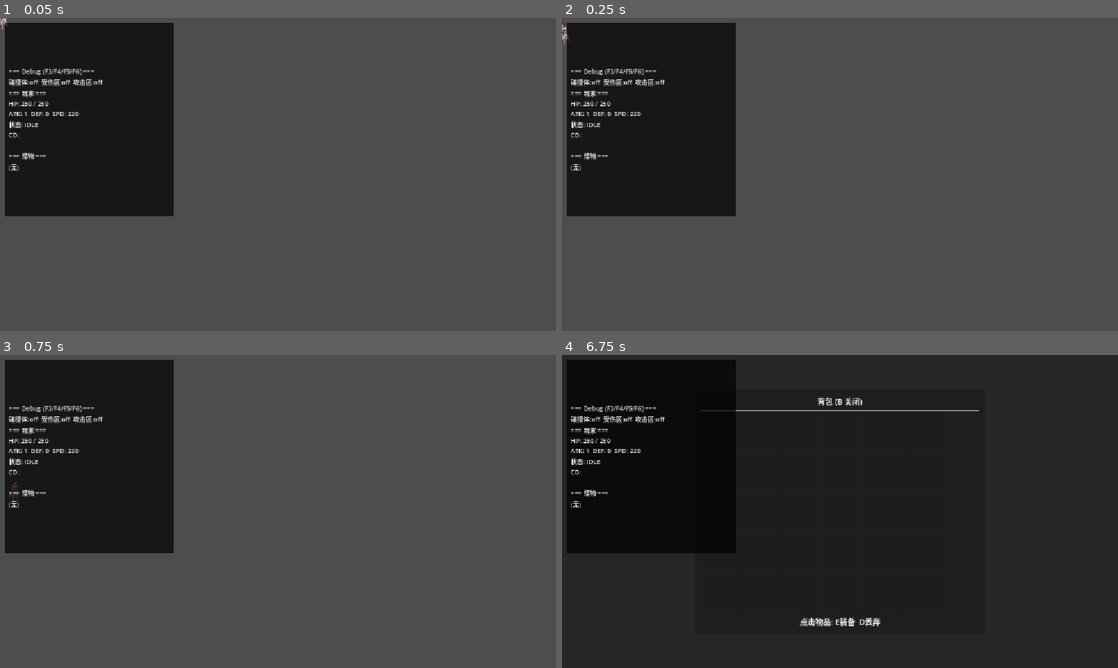
Above: before the commit, frames 1-4 (two rows, left to right).
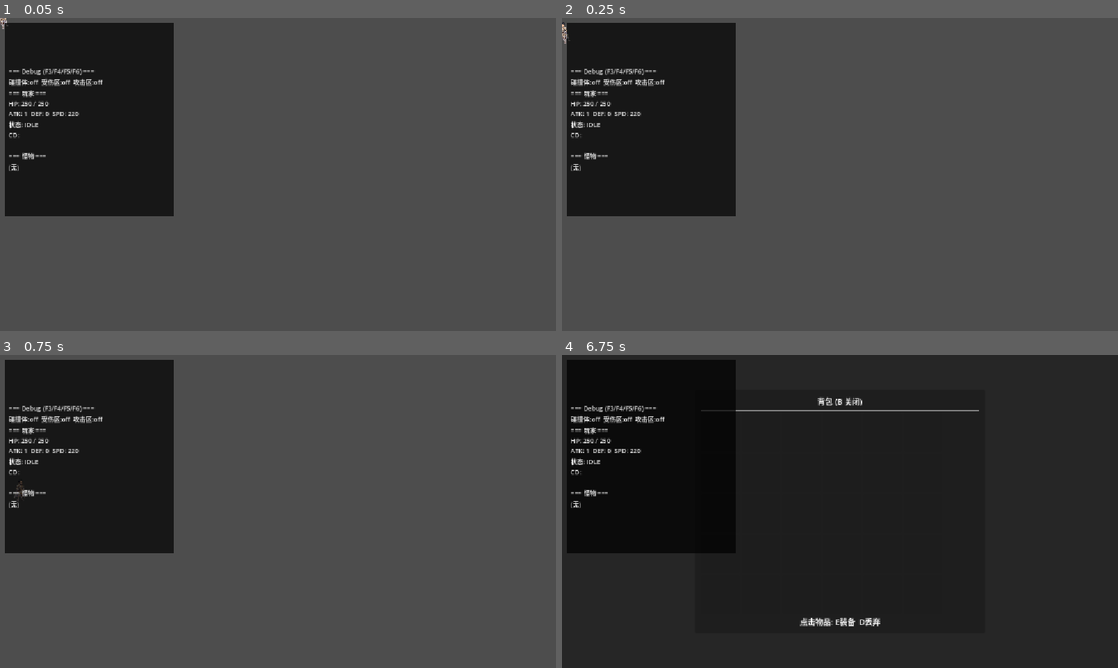
Above: after the commit, the same moments.

Repository: yfn520/2dHBGame
Game: Godot game, scene res://scenes/game_root.tscn
Same seed, same stepped clock (60 frames per second), same inputs: the game is played once before the commit and once after it.
Inputs:
- Up to frame 1 (0.05 s): no input
- Up to frame 2 (0.25 s): no input
- Up to frame 3 (0.75 s): tap Enter at 0.5 s; hold Right from 0.53 s (still down); tap J at 0.6 s
- Up to frame 4 (6.75 s): tap Space at 0.77, 1.52, 2, 3.02, 3.5, 3.77, 4.52, 5, 6.02 s; tap K at 0.8, 1.35, 3.8, 4.35 s; tap L at 1.55, 2.1, 4.55, 5.1 s; release Right at 2.03 s; hold Left 2.03-2.78 s; tap U at 2.3, 2.85, 5.3, 5.85 s; tap Enter at 2.75, 4.25 s; hold Right 2.78-4.28 s; tap J at 3.05, 3.6, 6.05 s; hold Left 4.28-5.03 s; hold Right 5.03-5.78 s; hold Left from 5.78 s (still down); tap B at 6.6 s

The runs differ from the first frame. In frame 1, less than 0.1% of the frame differs, in the area x 0-2%, y 0-4%; in frame 2, less than 0.1%; in frame 3, less than 0.1%, in the area x 1-5%, y 40-47%; in frame 4, nothing differs.

Commit message:
战斗bug修复

Diff:
--- a/scenes/player.tscn
+++ b/scenes/player.tscn
@@ -34,7 +34,7 @@
 
 [node name="CharacterActionSet" parent="." unique_id=1240346433 instance=ExtResource("2_visual")]
 z_index = 100
-position = Vector2(-5.69, 98.26)
+position = Vector2(-5.005, 98)
 scale = Vector2(0.5, 0.5)
 
 [node name="Camera2D" type="Camera2D" parent="." unique_id=1735926775]
--- a/scripts/combat/combat_component.gd
+++ b/scripts/combat/combat_component.gd
@@ -27,6 +27,7 @@
 var _pending_animation := ""
 var _active_window_id := ""
 var _pending_skill_executed := false
+var _pending_self_buff_applied := false
 
 
 func _ready() -> void:
@@ -140,6 +141,7 @@
 	attack_started.emit(skill_id)
 
 	var use_frame_window := skill_type == "melee" or _has_configured_hit_windows(anim_name)
+	_pending_self_buff_applied = false
 	if use_frame_window:
 		_pending_skill = skill
 		_pending_animation = anim_name
@@ -147,13 +149,12 @@
 		_pending_skill_executed = false
 	else:
 		_skill_executor.execute(skill)
+		if String(skill.get("effect_timing", "cast_start")) == "active_frame":
+			_apply_self_buff(skill)
 
 	# 自身 buff
-	var self_buff_id := int(skill.get("buff_on_self", 0))
-	if self_buff_id > 0:
-		var buff_config = GameRegistry.buff_config.get_buff(self_buff_id)
-		if not buff_config.is_empty():
-			_buff_manager.apply_buff(buff_config, _owner.get_instance_id())
+	if String(skill.get("effect_timing", "cast_start")) == "cast_start":
+		_apply_self_buff(skill)
 
 	# 播放动画（如果有 AnimatedSprite2D）
 	if _owner.has_method("play_combat_animation"):
@@ -272,6 +273,8 @@
 	var skill_type := String(_pending_skill.get("type", "melee"))
 	var detects_hits := skill_type == "melee"
 	_hit_box.activate(detects_hits)
+	if String(_pending_skill.get("effect_timing", "cast_start")) == "active_frame":
+		_apply_self_buff(_pending_skill)
 	if not detects_hits and not _pending_skill_executed:
 		_pending_skill_executed = true
 		_skill_executor.execute(_pending_skill)
@@ -280,6 +283,8 @@
 func _on_sprite_animation_finished() -> void:
 	if _sprite == null or String(_sprite.animation) != _pending_animation:
 		return
+	if String(_pending_skill.get("effect_timing", "cast_start")) == "animation_end":
+		_apply_self_buff(_pending_skill)
 	_end_melee_window()
 
 
@@ -288,8 +293,22 @@
 	_pending_animation = ""
 	_active_window_id = ""
 	_pending_skill_executed = false
+	_pending_self_buff_applied = false
 	if _hit_box != null:
 		_hit_box.deactivate()
+
+
+func _apply_self_buff(skill: Dictionary) -> void:
+	if _pending_self_buff_applied:
+		return
+	var self_buff_id := int(skill.get("buff_on_self", 0))
+	if self_buff_id <= 0:
+		return
+	var buff_config: Dictionary = GameRegistry.buff_config.get_buff(self_buff_id)
+	if buff_config.is_empty():
+		return
+	_pending_self_buff_applied = true
+	_buff_manager.apply_buff(buff_config, _owner.get_instance_id())
 
 
 func _get_hit_window(animation_name: String, frame: int) -> Dictionary:
--- a/scripts/data/skill_config.gd
+++ b/scripts/data/skill_config.gd
@@ -25,7 +25,9 @@
 		_skills[skill_id] = {
 			"id": skill_id,
 			"name": raw.get("name", ""),
+			"description": raw.get("description", ""),
 			"type": raw.get("type", "melee"),
+			"effect_timing": raw.get("effect_timing", "cast_start"),
 			"damage_ratio": float(raw.get("damage_ratio", 1.0)),
 			"cooldown": float(raw.get("cooldown", 0.0)),
 			"animation": raw.get("animation", "attack"),
--- /dev/null
+++ b/scripts/debug/combat_debug_overlay.gd
@@ -0,0 +1,44 @@
+class_name CombatDebugOverlay
+extends Node2D
+
+var _entity: Node2D
+
+
+func setup(entity: Node2D) -> void:
+	_entity = entity
+	z_as_relative = false
+	z_index = 4096
+	set_process(true)
+
+
+func _process(_delta: float) -> void:
+	queue_redraw()
+
+
+func _draw() -> void:
+	if _entity == null or not is_instance_valid(_entity):
+		return
+	if DebugDraw.show_collision:
+		_draw_shape(_entity.get_node_or_null("CollisionShape2D"), Color(0, 1, 0, 0.3))
+	if DebugDraw.show_hurtbox:
+		var hurt_box := _entity.get_node_or_null("HurtBox")
+		if hurt_box != null:
+			_draw_shape(hurt_box.get_node_or_null("CollisionShape2D"), Color(1, 1, 0, 0.3))
+	if DebugDraw.show_hitbox:
+		var hit_box := _entity.get_node_or_null("HitBox")
+		if hit_box != null and hit_box.has_method("is_active") and hit_box.is_active():
+			_draw_shape(hit_box.get_node_or_null("CollisionShape2D"), Color(1, 0, 0, 0.35))
+
+
+func _draw_shape(collision: CollisionShape2D, color: Color) -> void:
+	if collision == null or collision.shape == null:
+		return
+	var rect: Rect2
+	if collision.shape is RectangleShape2D:
+		var size := (collision.shape as RectangleShape2D).size
+		var center := to_local(collision.global_position)
+		rect = Rect2(center - size * 0.5, size)
+	else:
+		rect = collision.shape.get_rect()
+		rect.position += to_local(collision.global_position)
+	draw_rect(rect, color)
--- a/scripts/enemy.gd
+++ b/scripts/enemy.gd
@@ -7,6 +7,7 @@
 const CONFIG_FILE := "character_config.json"
 
 @onready var sprite: AnimatedSprite2D = $CharacterActionSet/AnimatedSprite2D
+@onready var visual_root: Node2D = $CharacterActionSet
 @onready var combat: Node = $CombatComponent
 
 var _enemy_id: int = 0
@@ -21,7 +22,7 @@
 var _idle_timer: float = 0.0
 var _skill_index: int = 0
 var _combat_anim_playing := false
-var _sprite_authored_x := 0.0
+var _visual_authored_x := 0.0
 
 var gravity: float = ProjectSettings.get_setting("physics/2d/default_gravity")
 
@@ -85,8 +86,11 @@
 
 func _ready() -> void:
 	add_to_group("enemies")
-	_sprite_authored_x = sprite.position.x
-	_apply_sprite_facing_offset()
+	var debug_overlay := CombatDebugOverlay.new()
+	add_child(debug_overlay)
+	debug_overlay.setup(self)
+	_visual_authored_x = visual_root.position.x
+	_apply_visual_facing_offset()
 	# 等 CombatComponent 初始化后连接死亡信号
 	call_deferred("_connect_signals")
 
@@ -335,50 +339,17 @@
 	_face_direction(signf(_patrol_target - global_position.x))
 
 
-## Debug 绘制碰撞框
-func _draw() -> void:
-	if DebugDraw.show_collision:
-		var col = $CollisionShape2D
-		if col != null and col.shape != null:
-			var s: Vector2 = col.shape.size
-			draw_rect(Rect2(col.position - s * 0.5, s), Color(0, 1, 0, 0.3))
-	if DebugDraw.show_hurtbox:
-		_draw_debug_box("HurtBox", Color(1, 1, 0, 0.3))
-	if DebugDraw.show_hitbox:
-		_draw_debug_box("HitBox", Color(1, 0, 0, 0.35))
-
-
-func _draw_debug_box(box_name: String, color: Color) -> void:
-	var box := get_node_or_null(box_name)
-	if box == null:
-		return
-	if box_name == "HitBox" and (not box.has_method("is_active") or not box.is_active()):
-		return
-	for child in box.get_children():
-		if child is CollisionShape2D and child.shape != null:
-			if child.shape is RectangleShape2D:
-				var s: Vector2 = child.shape.size
-				var center := to_local(child.global_position)
-				draw_rect(Rect2(center - s * 0.5, s), color)
-
-
-func _process(_delta: float) -> void:
-	# F6 can change independently of AI/animation frames; redraw also clears the
-	# previous valid-frame rectangle immediately after the window closes.
-	queue_redraw()
-
-
 func _face_direction(dir: float) -> void:
 	if dir == 0.0:
 		return
 	var new_flip := dir > 0.0
 	if sprite.flip_h != new_flip:
 		sprite.flip_h = new_flip
-		_apply_sprite_facing_offset()
-
-
-func _apply_sprite_facing_offset() -> void:
-	sprite.position.x = -_sprite_authored_x if sprite.flip_h else _sprite_authored_x
+		_apply_visual_facing_offset()
+
+
+func _apply_visual_facing_offset() -> void:
+	visual_root.position.x = -_visual_authored_x if sprite.flip_h else _visual_authored_x
 
 
 func _play_anim(anim_name: String) -> void:
--- a/scripts/player.gd
+++ b/scripts/player.gd
@@ -11,20 +11,24 @@
 var current_ladder: Area2D
 
 @onready var sprite: AnimatedSprite2D = $CharacterActionSet/AnimatedSprite2D
+@onready var visual_root: Node2D = $CharacterActionSet
 @onready var camera: Camera2D = $Camera2D
 @onready var ladder_detector: Area2D = $LadderDetector
 @onready var combat: Node = $CombatComponent
 
 var _combat_anim_playing := false
 var _combat_actions: Dictionary = {}
-var _sprite_authored_x := 0.0
+var _visual_authored_x := 0.0
 
 
 func _ready() -> void:
 	add_to_group("player")
+	var debug_overlay := CombatDebugOverlay.new()
+	add_child(debug_overlay)
+	debug_overlay.setup(self)
 	_apply_character_display_config()
-	_sprite_authored_x = sprite.position.x
-	_apply_sprite_facing_offset()
+	_visual_authored_x = visual_root.position.x
+	_apply_visual_facing_offset()
 	camera.limit_left = 0
 	camera.limit_top = 0
 	camera.limit_right = LEVEL_SIZE.x
@@ -105,7 +109,7 @@
 		var new_flip := direction > 0.0
 		if sprite.flip_h != new_flip:
 			sprite.flip_h = new_flip
-			_apply_sprite_facing_offset()
+			_apply_visual_facing_offset()
 
 	_update_animation(direction)
 
@@ -186,40 +190,9 @@
 	return ladder.global_position.x
 
 
-## Debug 绘制碰撞框
-func _draw() -> void:
-	if DebugDraw.show_collision:
-		var col = $CollisionShape2D
-		if col != null and col.shape != null:
-			var s: Vector2 = col.shape.size
-			draw_rect(Rect2(col.position - s * 0.5, s), Color(0, 1, 0, 0.3))
-	if DebugDraw.show_hurtbox:
-		_draw_debug_box("HurtBox", Color(1, 1, 0, 0.3))
-	if DebugDraw.show_hitbox:
-		_draw_debug_box("HitBox", Color(1, 0, 0, 0.35))
-
-
-func _draw_debug_box(box_name: String, color: Color) -> void:
-	var box := get_node_or_null(box_name)
-	if box == null:
-		return
-	if box_name == "HitBox" and (not box.has_method("is_active") or not box.is_active()):
-		return
-	for child in box.get_children():
-		if child is CollisionShape2D and child.shape != null:
-			if child.shape is RectangleShape2D:
-				var s: Vector2 = child.shape.size
-				var center := to_local(child.global_position)
-				draw_rect(Rect2(center - s * 0.5, s), color)
-
-
-func _process(_delta: float) -> void:
-	queue_redraw()
-
-
-## Mirror the authored sprite-node offset with the artwork. Collision boxes stay actor-local.
-func _apply_sprite_facing_offset() -> void:
-	sprite.position.x = -_sprite_authored_x if sprite.flip_h else _sprite_authored_x
+## Mirror the scene-authored visual-root offset; collision boxes stay actor-local.
+func _apply_visual_facing_offset() -> void:
+	visual_root.position.x = -_visual_authored_x if sprite.flip_h else _visual_authored_x
 
 
 func _update_animation(direction: float) -> void:
Not shown, added: scripts/debug/combat_debug_overlay.gd.uid
Not shown, changed: MEMORY.md
Not shown, changed: data/excel/skills.xlsx
Not shown, changed: tools/excel_to_json.py
Not shown, changed: tools/json_to_excel.py
